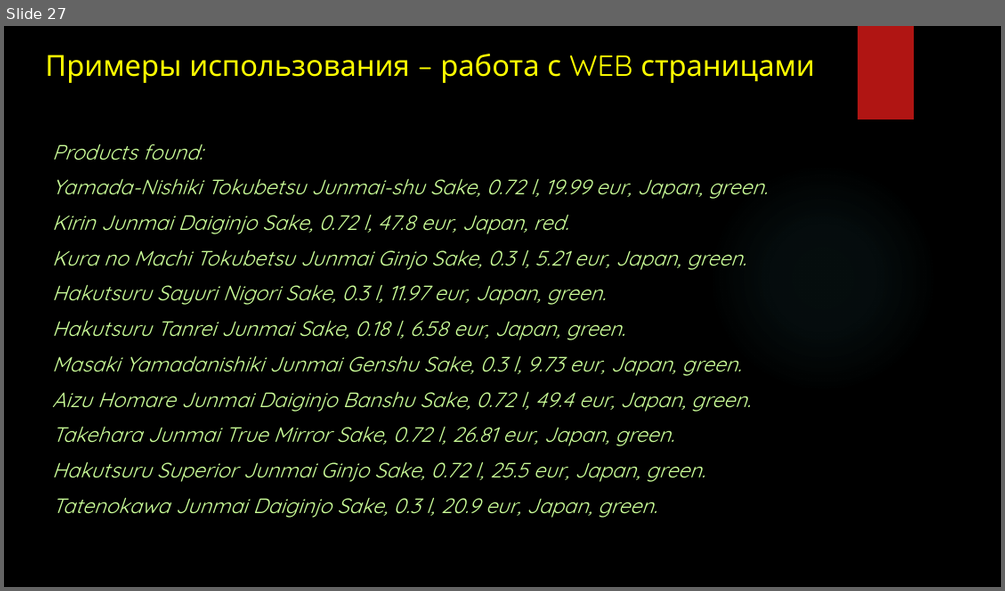
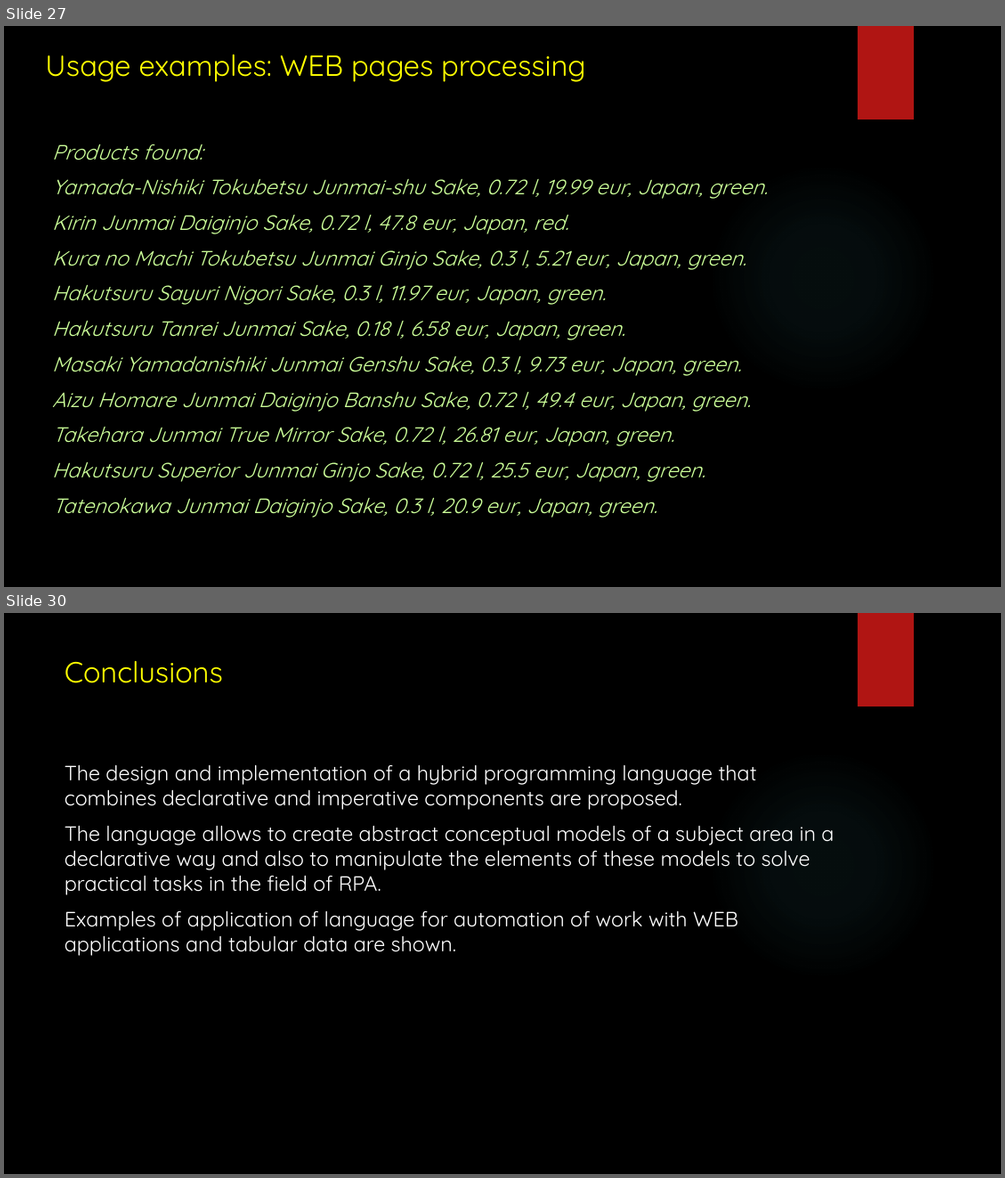
Before and after one commit to Voropay/ConceptualProgramming, a slide deck: presentation.pptx. Shown one above the other, each under a label of ours: slide 27 before the commit, slides 27 and 30 after it; the slides between them are not shown. The pictures are 1005x591 and 1005x1178 pixels, drawn with LibreOffice and Linux fonts; fonts in the diff are those of the drawing; background and template pictures are left out. Boxes give left, top, right and bottom in pixels: in the first picture for what was removed or moved away, otherwise in the second. Text is boxed around its words. In the diff, an @@ line names an element or a change of style, - is before the commit and + after.

```diff
--- a/presentation.pptx
+++ b/presentation.pptx
@@ slide 30 added at [4,613,1001,1174], background picture (left out); not listed: 2 template elements that a slide beside it also shows @@
@@ title added at [65,661,223,683], 28 pt, text #FFFF00 @@
+Conclusions
@@ text added at [65,764,833,956], 20 pt, text #FFFFFF @@
+The design and implementation of a hybrid programming language that combines declarative and imperative components are proposed.
+The language allows to create abstract conceptual models of a subject area in a declarative way and also to manipulate the elements of these models to solve practical tasks in the field of RPA.
+Examples of application of language for automation of work with WEB applications and tabular data are shown.
@@ slide 27 changed as well @@
@@ title at [45,54,585,82]: text changed @@
-Примеры использования – работа с WEB страницами
+Usage examples: WEB pages processing
```
Also in this commit, not shown: 18 other slides changed, 10 other slides added, 8 slides removed, 1 other file.
